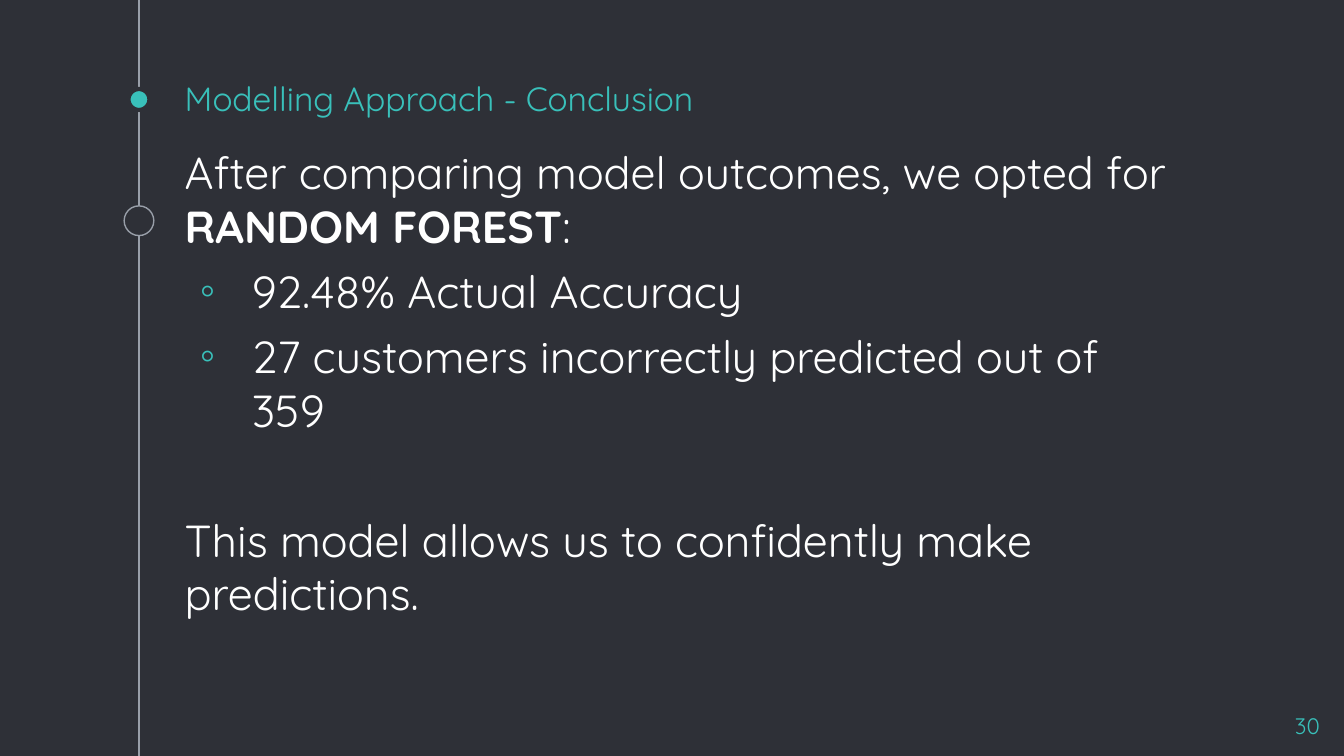
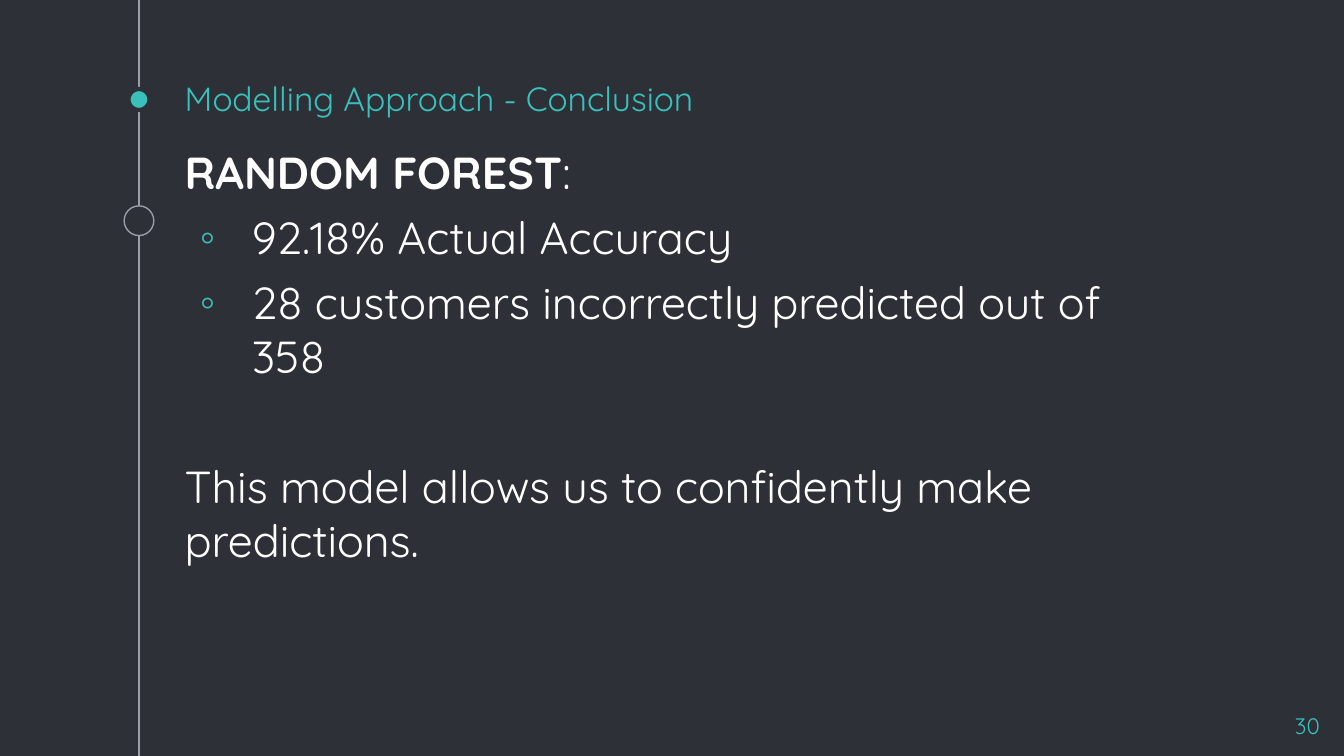
Before and after one commit to jMacProd/Machine-Learning-Credit-Card-Churn, a slide deck: slide 30 of Final Project - Presentation.pptx. Drawn at 1344x756 pixels with LibreOffice and Linux fonts; fonts in the diff are those of the drawing. Boxes give left, top, right and bottom in pixels: in the first picture for what was removed or moved away, otherwise in the second. Text is boxed around its words. In the diff, an @@ line names an element or a change of style, - is before the commit and + after.

Commit message:
Small change to ML slide

```diff
--- a/Final Project - Presentation.pptx
+++ b/Final Project - Presentation.pptx
@@ text at <box>185,157,1100,374</box>: text changed @@
-After comparing model outcomes, we opted for RANDOM FOREST:
-◦ 92.48% Actual Accuracy
-◦ 27 customers incorrectly predicted out of 359
+RANDOM FOREST:
+◦ 92.18% Actual Accuracy
+◦ 28 customers incorrectly predicted out of 358
```
